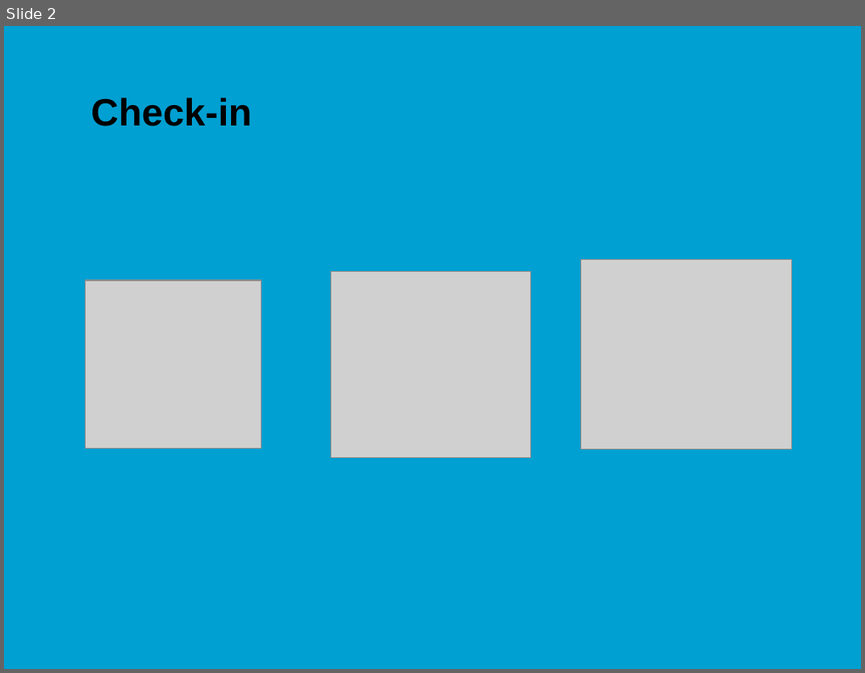
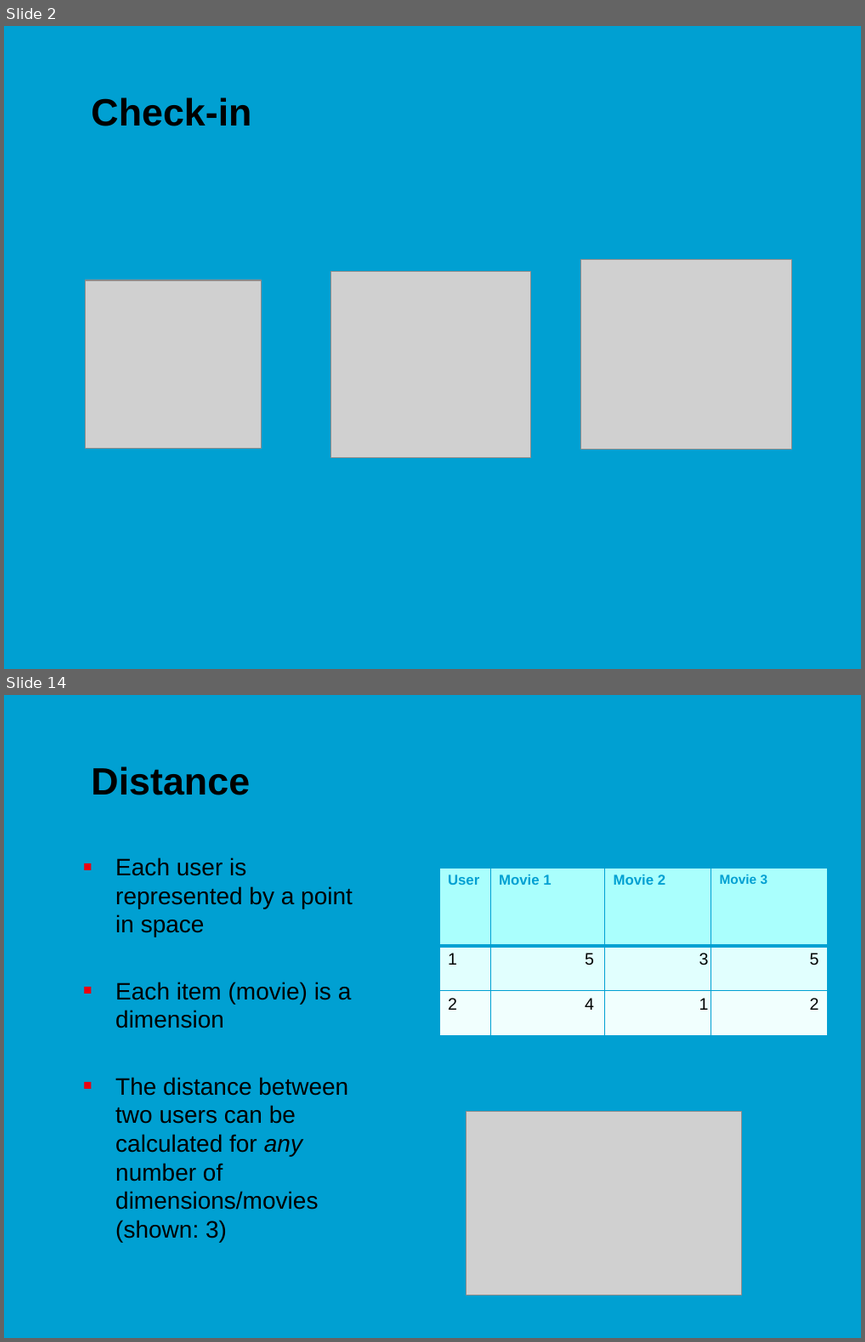
Before and after one commit to jonasmoons/data-driven-learning, a slide deck: slides/ddl-w7l1.pptx. Shown one above the other, each under a label of ours: slide 2 before the commit, slides 2 and 14 after it; the slides between them are not shown. The pictures are 865x673 and 865x1342 pixels, drawn with LibreOffice and Linux fonts; fonts in the diff are those of the drawing; grey boxes stand for pictures; background and template pictures are left out. Boxes give left, top, right and bottom in pixels: in the first picture for what was removed or moved away, otherwise in the second. Text is boxed around its words. In the diff, an @@ line names an element or a change of style, - is before the commit and + after.

```diff
--- a/slides/ddl-w7l1.pptx
+++ b/slides/ddl-w7l1.pptx
@@ slide 14 added at box(4, 695, 861, 1338), background picture (left out) @@
@@ title added at box(91, 766, 250, 795), 32 pt, text #000000, bold @@
+Distance
@@ text added at box(115, 857, 352, 1242), 20 pt, text #000000 @@
+■ Each user is represented by a point in space
+■ Each item (movie) is a dimension
+■ The distance between two users can be calculated for any number of dimensions/movies (shown: 3)
@@ table added at box(439, 868, 828, 1035), 3 rows, 4 columns @@
+User | Movie 1 | Movie 2 | Movie 3
+1 | 5 | 3 | 5
+2 | 4 | 1 | 2
@@ picture added at box(466, 1111, 741, 1294) @@
```
Also in this commit, not shown: 2 slides changed, 16 other slides added, 2 slides removed, 41 other files.
